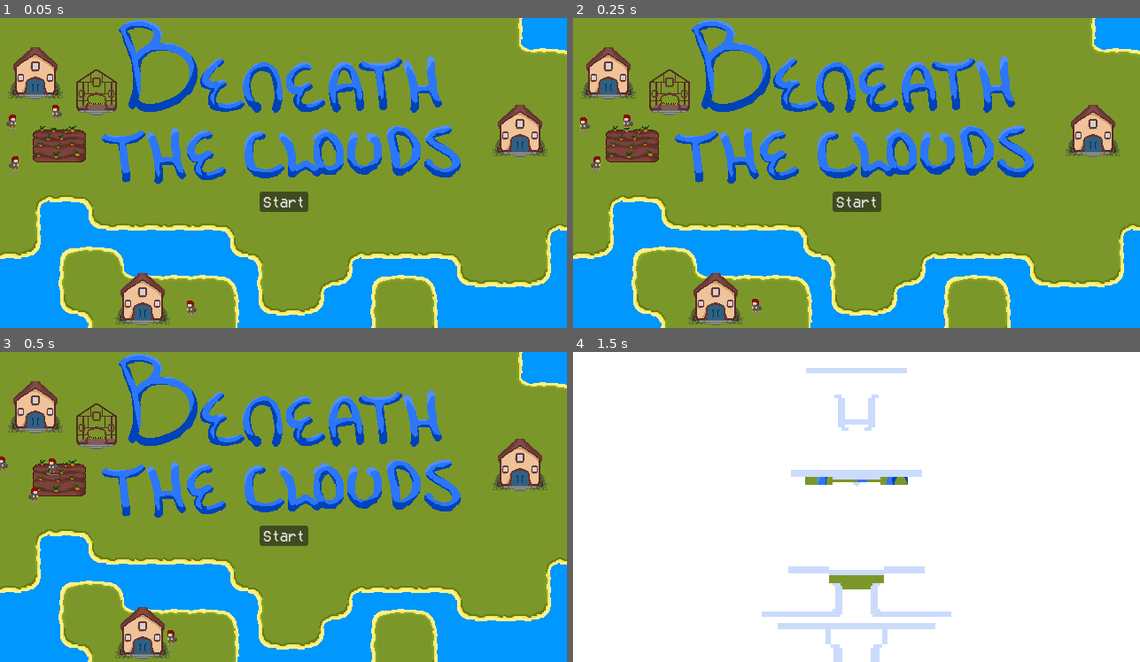
Above: before the commit, frames 1-4 (two rows, left to right).
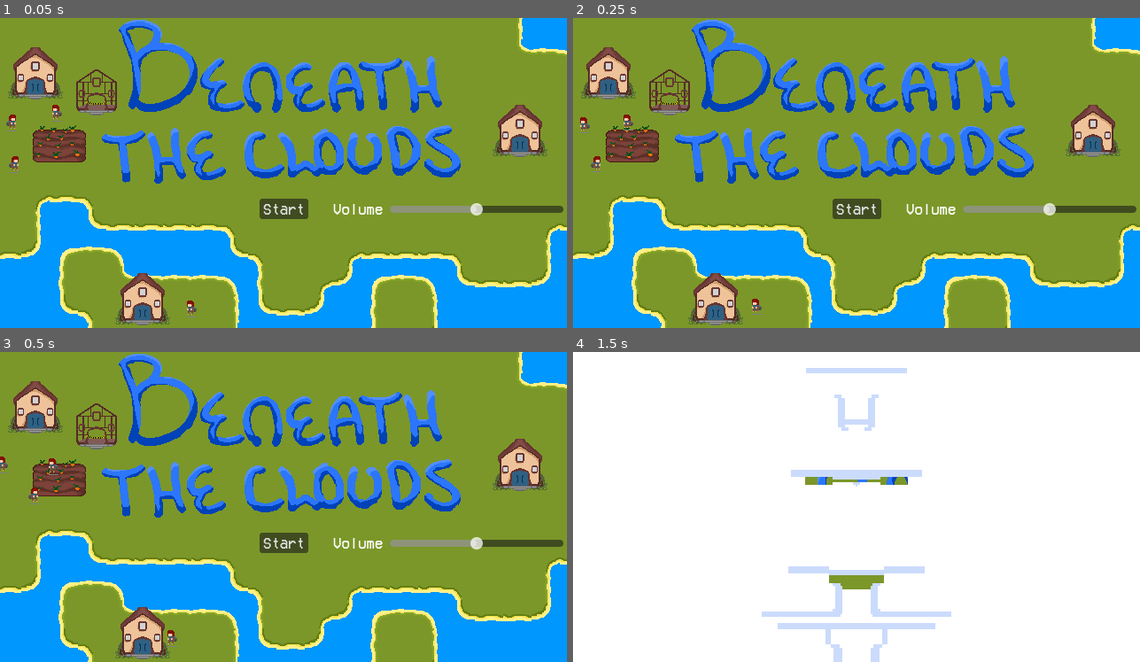
Above: after the commit, the same moments.

Repository: Resben/village-mayhem
Game: Godot game, scene res://scenes/ui/controller.tscn
Two runs of this game, one before a commit and one after it. Both use one fixed random seed, a clock stepped at 60 frames per second and the inputs below. The engine's default icon, where the game draws it, is replaced by a stand-in: a white triangle on a blue panel in a dark square. Sound files missing from this copy of the repository are replaced by a short silence.
Inputs:
- Up to frame 1 (0.05 s): no input
- Up to frame 2 (0.25 s): no input
- Up to frame 3 (0.5 s): no input
- Up to frame 4 (1.5 s): click "Start" at 0.5 s; click "Start" at 1.25 s

The runs differ from the first frame. In frame 1, 1.4% of the frame differs, in the area x 45-100%, y 56-65%; in frame 2, 1.4%; in frame 3, 1.4%; in frame 4, nothing differs.

Commit message:
[Feature] Music

Diff:
--- a/scenes/ui/controller.gd
+++ b/scenes/ui/controller.gd
@@ -6,7 +6,7 @@
 var state = MENU
 
 var current_bgm = "peaceful"
-var bgm_volume = 1.0
+var bgm_volume = 0.5
 var sfx_volume = 1.0
 
 var disaster_time_out_original = 9
@@ -18,6 +18,8 @@
 	$Paused.visible = false
 	get_tree().paused = true
 	Global.controller = self
+	$BGM.volume_db = linear_to_db(bgm_volume)
+	$Startup/HSlider.value = bgm_volume
 
 func _input(event):
 	if Input.is_action_just_pressed("pause") && !$Startup.visible:
@@ -42,10 +44,10 @@
 	if id == current_bgm:
 		return
 
-	current_bgm = id
-	var tween = get_tree().create_tween()
-	tween.tween_property($BGM, "volume_db", linear_to_db(0.0), 7.5)
-	tween.tween_callback(next_track)
+	#current_bgm = id
+	#var tween = get_tree().create_tween()
+	#tween.tween_property($BGM, "volume_db", linear_to_db(0.0), 7.5)
+	#tween.tween_callback(next_track)
 
 func next_track():
 	if current_bgm == "peaceful":
@@ -82,3 +84,12 @@
 
 func set_speed(value):
 	$DisasterTimer.wait_time = disaster_time_out_original / value
+
+
+func _on_bgm_finished():
+	$BGM.play()
+
+
+func _on_h_slider_value_changed(value):
+	bgm_volume = value
+	$BGM.volume_db = linear_to_db(value)
--- a/scenes/ui/controller.tscn
+++ b/scenes/ui/controller.tscn
@@ -23,6 +23,7 @@
 [ext_resource type="Texture2D" uid="uid://ota0p8br2mb6" path="res://assets/ui/speed_1.png" id="16_pdu2c"]
 [ext_resource type="Script" path="res://scenes/ui/paused.gd" id="16_tsk5n"]
 [ext_resource type="Texture2D" uid="uid://db2mngatx53rl" path="res://assets/ui/cloud_cover-Sheet.png" id="23_7cevf"]
+[ext_resource type="AudioStream" uid="uid://bfo70xdhorigt" path="res://assets/music/chill.mp3" id="24_7gf23"]
 
 [sub_resource type="Animation" id="Animation_jbtq1"]
 length = 0.001
@@ -279,12 +280,29 @@
 anchor_right = 0.5
 anchor_bottom = 0.5
 offset_left = -27.5
-offset_top = 20.5
+offset_top = 28.5
 offset_right = 27.5
-offset_bottom = 43.5
+offset_bottom = 51.5
 grow_horizontal = 2
 grow_vertical = 2
 text = "Start"
+
+[node name="HSlider" type="HSlider" parent="Startup"]
+layout_mode = 0
+offset_left = 440.0
+offset_top = 208.0
+offset_right = 636.0
+offset_bottom = 224.0
+max_value = 1.0
+step = 0.01
+
+[node name="Label" type="Label" parent="Startup"]
+layout_mode = 0
+offset_left = 376.0
+offset_top = 208.0
+offset_right = 433.0
+offset_bottom = 223.0
+text = "Volume"
 
 [node name="HUD" type="Control" parent="."]
 layout_mode = 3
@@ -541,7 +559,9 @@
 texture = ExtResource("23_7cevf")
 hframes = 44
 
-[node name="BGM" type="AudioStreamPlayer2D" parent="."]
+[node name="BGM" type="AudioStreamPlayer" parent="."]
+stream = ExtResource("24_7gf23")
+autoplay = true
 
 [node name="SFX" type="AudioStreamPlayer2D" parent="."]
 
@@ -550,10 +570,12 @@
 one_shot = true
 
 [connection signal="pressed" from="Startup/Button" to="Startup" method="_on_button_pressed"]
+[connection signal="value_changed" from="Startup/HSlider" to="." method="_on_h_slider_value_changed"]
 [connection signal="pressed" from="HUD/Control/TextureButton" to="HUD" method="_on_show_ui_pressed"]
 [connection signal="item_clicked" from="HUD/Control/TextureRect2/ItemList" to="HUD" method="_on_item_clicked"]
 [connection signal="animation_finished" from="HUD/AnimationPlayer" to="HUD" method="_on_animation_player_finished"]
 [connection signal="pressed" from="HUD/Playback" to="HUD" method="_on_playback_pressed"]
 [connection signal="pressed" from="Paused/TextureRect/Continue" to="Paused" method="_on_continue_pressed"]
 [connection signal="pressed" from="Paused/TextureRect/ToMenu" to="Paused" method="_on_to_menu_pressed"]
+[connection signal="finished" from="BGM" to="." method="_on_bgm_finished"]
 [connection signal="timeout" from="DisasterTimer" to="." method="_on_disaster_timer_timeout"]
Not shown, added: assets/music/chill.mp3.import
Not shown: 1 places in scenes/ui/controller.tscn that only renumber resources
Not shown, added: assets/music/chill.mp3
